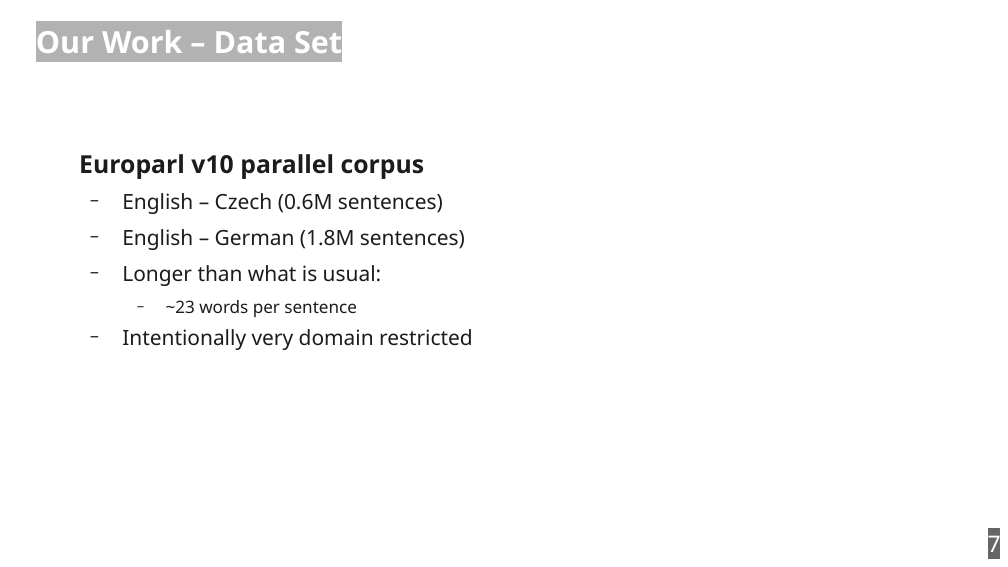
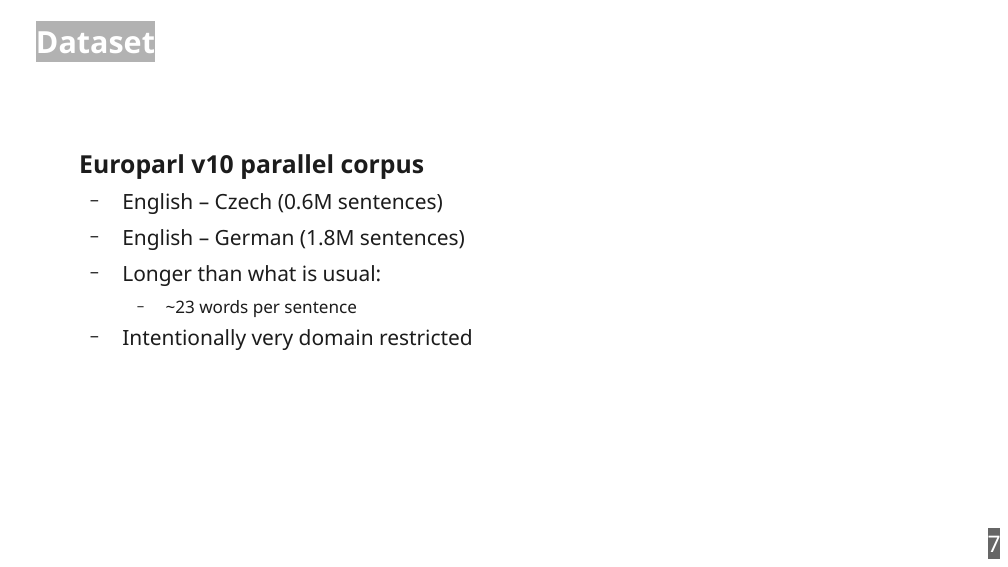
Before and after one commit to zouharvi/reference-mt-distill, a slide deck: slide 7 of meta/naacl_presentation.odp. Drawn at 1008x567 pixels with LibreOffice and Linux fonts; fonts in the diff are those of the drawing. Boxes give left, top, right and bottom in pixels: in the first picture for what was removed or moved away, otherwise in the second. Text is boxed around its words. In the diff, an @@ line names an element or a change of style, - is before the commit and + after.

```diff
--- a/meta/naacl_presentation.odp
+++ b/meta/naacl_presentation.odp
@@ title at (x1=36, y1=31, x2=155, y2=53): text changed @@
-Our Work – Data Set
+Dataset
```
Also in this commit, not shown: 5 other slides changed.
